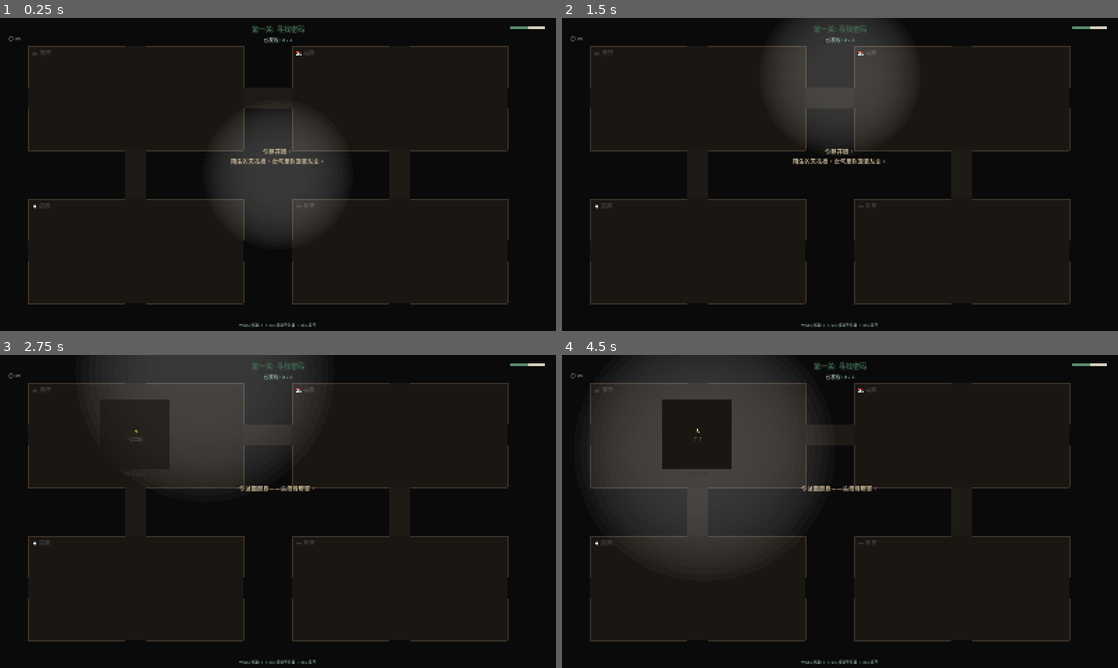
Above: before the commit, frames 1-4 (two rows, left to right).
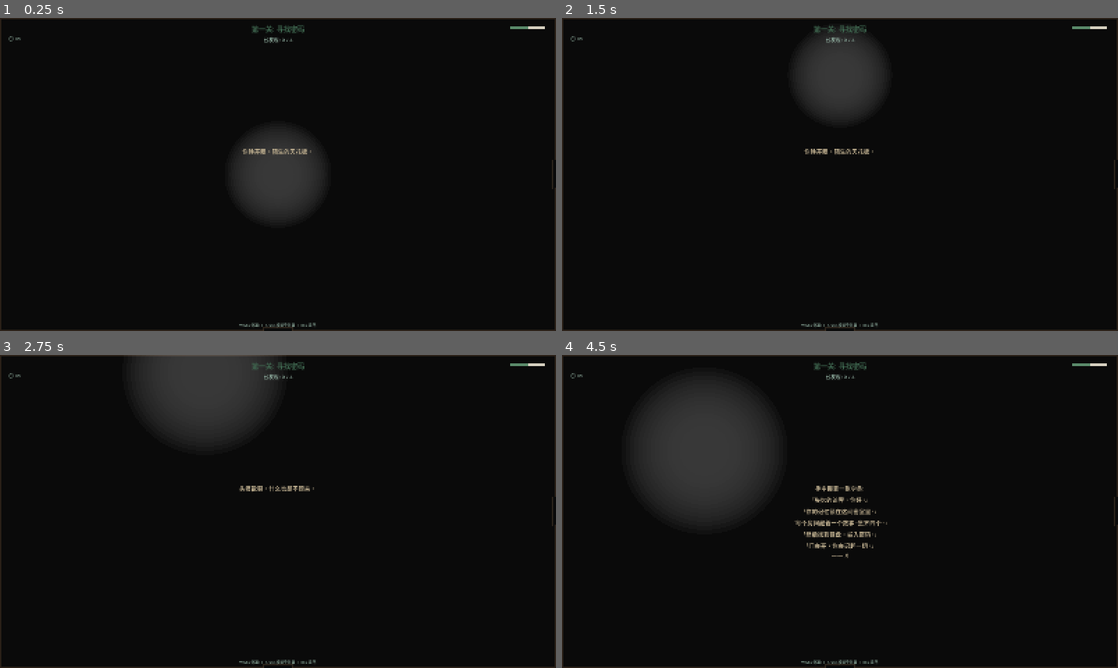
Above: after the commit, the same moments.

Repository: sssd903-tju/MetaBCI_Game
Game: Godot game, scene res://scenes/focus_detection/escape_game.tscn
The game is run twice, just before and just after one commit, with the same random seed, the same clock (stepped at 60 frames per second) and the same inputs. This scene is started directly instead of the project's main scene.
Inputs:
- Up to frame 1 (0.25 s): no input
- Up to frame 2 (1.5 s): tap Enter (ui_accept) at 0.5, 0.77 s; hold Up (ui_up) from 0.53 s (still down); tap 1 at 0.6 s; tap 2 at 1.35 s
- Up to frame 3 (2.75 s): tap Enter (ui_accept) at 1.52 s; release Up (ui_up) at 2.03 s; hold Left from 2.03 s (still down); tap 3 at 2.1 s
- Up to frame 4 (4.5 s): tap Y at 2.85 s; tap Enter (ui_accept) at 3.02, 3.77 s; release Left at 3.53 s; hold Down (ui_down) 3.53-4.28 s; hold N 3.53-4.28 s; hold Right from 4.28 s (still down); tap Space at 4.35 s

The runs differ from the first frame. In frame 1, 7.3% of the frame differs, in the area x 0-100%, y 0-100%; in frame 2, 9.2%; in frame 3, 11%; in frame 4, 22%.

Commit message:
feat: 全屏房间 + 门洞过渡 + 光圈缩小
RoomManager: 4个全屏房间 + 门洞过渡
  客厅 ⇄ 书房, 客厅 ⇄ 厨房, 书房 ⇄ 卧室, 厨房 ⇄ 卧室
  光照到门洞→0.5s冷却→瞬切房间+UI提示

  🛋 客厅: 保险箱 + 键盘
  📚 书房: 书架谜题
  🍳 厨房: 食谱谜题
  🛏 卧室: 出口门

光圈缩小: BASE_RADIUS 120→80, FOCUS_SCALE 80→50
  低专注(0.8): ~120px, 高专注(3.2): ~240px

Diff:
--- /dev/null
+++ b/scripts/paradigms/focus_detection/entities/room_manager.gd
@@ -0,0 +1,105 @@
+extends Node2D
+class_name RoomManager
+## RoomManager — 全屏房间 + 门洞过渡
+
+enum Room { LIVING, STUDY, KITCHEN, BEDROOM }
+
+signal room_changed(from: int, to: int)
+
+var current_room: int = Room.LIVING
+var _room_labels: Array[Label] = []
+
+# 门洞区域 (相对于屏幕的矩形)
+var _doors: Dictionary = {}
+
+
+func _ready() -> void:
+	_build_doors()
+	_update_room_display()
+
+
+func _build_doors() -> void:
+	var dw := 80.0  # 门宽
+	var dt := 8.0   # 门厚
+
+	# 客厅: 右→书房, 下→厨房
+	_doors[Room.LIVING] = [
+		{"rect": Rect2(GlobalConfig.GAME_WIDTH - dt, GlobalConfig.GAME_HEIGHT/2 - dw/2, dt, dw), "target": Room.STUDY, "dir": "right"},
+		{"rect": Rect2(GlobalConfig.GAME_WIDTH/2 - dw/2, GlobalConfig.GAME_HEIGHT - dt, dw, dt), "target": Room.KITCHEN, "dir": "down"},
+	]
+	# 书房: 左→客厅, 下→卧室
+	_doors[Room.STUDY] = [
+		{"rect": Rect2(0, GlobalConfig.GAME_HEIGHT/2 - dw/2, dt, dw), "target": Room.LIVING, "dir": "left"},
+		{"rect": Rect2(GlobalConfig.GAME_WIDTH/2 - dw/2, GlobalConfig.GAME_HEIGHT - dt, dw, dt), "target": Room.BEDROOM, "dir": "down"},
+	]
+	# 厨房: 上→客厅, 右→卧室
+	_doors[Room.KITCHEN] = [
+		{"rect": Rect2(GlobalConfig.GAME_WIDTH/2 - dw/2, 0, dw, dt), "target": Room.LIVING, "dir": "up"},
+		{"rect": Rect2(GlobalConfig.GAME_WIDTH - dt, GlobalConfig.GAME_HEIGHT/2 - dw/2, dt, dw), "target": Room.BEDROOM, "dir": "right"},
+	]
+	# 卧室: 上→书房, 左→厨房
+	_doors[Room.BEDROOM] = [
+		{"rect": Rect2(GlobalConfig.GAME_WIDTH/2 - dw/2, 0, dw, dt), "target": Room.STUDY, "dir": "up"},
+		{"rect": Rect2(0, GlobalConfig.GAME_HEIGHT/2 - dw/2, dt, dw), "target": Room.KITCHEN, "dir": "left"},
+	]
+
+
+func get_room_name(room: int) -> String:
+	match room:
+		Room.LIVING:  return "客厅"
+		Room.STUDY:   return "书房"
+		Room.KITCHEN: return "厨房"
+		Room.BEDROOM: return "卧室"
+	return ""
+
+
+func check_door_transition(light_pos: Vector2, light_radius: float) -> int:
+	if not _doors.has(current_room):
+		return -1
+	for d in _doors[current_room]:
+		var dr: Rect2 = d.rect
+		var door_center := dr.position + dr.size / 2.0
+		if light_pos.distance_to(door_center) < light_radius * 0.6:
+			return d.target
+	return -1
+
+
+func transition_to(new_room: int) -> Vector2:
+	var old := current_room
+	current_room = new_room
+	_update_room_display()
+	room_changed.emit(old, new_room)
+
+	# 返回新房间的光圈位置
+	match new_room:
+		Room.LIVING:  return Vector2(GlobalConfig.GAME_WIDTH * 0.3, GlobalConfig.GAME_HEIGHT * 0.5)
+		Room.STUDY:   return Vector2(GlobalConfig.GAME_WIDTH * 0.7, GlobalConfig.GAME_HEIGHT * 0.5)
+		Room.KITCHEN: return Vector2(GlobalConfig.GAME_WIDTH * 0.4, GlobalConfig.GAME_HEIGHT * 0.3)
+		Room.BEDROOM: return Vector2(GlobalConfig.GAME_WIDTH * 0.6, GlobalConfig.GAME_HEIGHT * 0.7)
+	return Vector2(400, 400)
+
+
+func _update_room_display() -> void:
+	queue_redraw()
+
+
+func _draw() -> void:
+	# 房间边界线
+	var border_color := Color("2A2018")
+	var border_w := 3.0
+
+	# 四面墙
+	draw_rect(Rect2(0, 0, GlobalConfig.GAME_WIDTH, border_w), border_color, true)
+	draw_rect(Rect2(0, GlobalConfig.GAME_HEIGHT - border_w, GlobalConfig.GAME_WIDTH, border_w), border_color, true)
+	draw_rect(Rect2(0, 0, border_w, GlobalConfig.GAME_HEIGHT), border_color, true)
+	draw_rect(Rect2(GlobalConfig.GAME_WIDTH - border_w, 0, border_w, GlobalConfig.GAME_HEIGHT), border_color, true)
+
+	# 门洞 (墙上缺口 — 用背景色覆盖)
+	if _doors.has(current_room):
+		for d in _doors[current_room]:
+			var dr: Rect2 = d.rect
+			draw_rect(dr, Color("0A0A0A"), true)  # 门洞 = 背景色
+			# 门框亮边
+			var glow := Color("4A3A2A")
+			glow.a = 0.5
+			draw_rect(dr.grow(2), glow, false, 1.0)
--- a/scripts/paradigms/focus_detection/entities/spotlight.gd
+++ b/scripts/paradigms/focus_detection/entities/spotlight.gd
@@ -5,8 +5,8 @@
 var focus_ratio: float = 1.5
 var _radius: float = 150.0
 
-const BASE_RADIUS := 120.0
-const FOCUS_SCALE := 80.0   # 满专注额外 80px 半径
+const BASE_RADIUS := 80.0
+const FOCUS_SCALE := 50.0   # 满专注额外 50px 半径
 
 
 func _ready() -> void:
--- a/scripts/paradigms/focus_detection/escape_paradigm.gd
+++ b/scripts/paradigms/focus_detection/escape_paradigm.gd
@@ -1,8 +1,8 @@
 extends BaseParadigm
-## EscapeParadigm — 密室逃脱: 保险箱→书架→食谱→逃脱
+## EscapeParadigm — 全屏房间 密室逃脱
 
 var _spotlight: Spotlight
-var _map: RoomMap
+var _rooms: RoomManager
 var _keypad: EscapeKeypad
 var _door: ExitDoor
 var _mode: EscapeMode
@@ -11,11 +11,19 @@
 var _bookshelf: BookshelfPuzzle
 var _recipe: RecipePuzzle
 
-var _keyboard_focus: bool = false
 var _story_phase: int = 0
 var _code_digits: Array = [0, 0, 0, 0]
 var _solved_count: int = 0
-var _current_clue: String = ""
+var _target_room: String = "客厅"
+var _room_transition_cooldown: float = 0.0
+var _keyboard_focus: bool = false
+
+# 谜题可见性控制
+var _safe_room: int = -1
+var _bookshelf_room: int = -1
+var _recipe_room: int = -1
+var _keypad_room: int = -1
+var _door_room: int = -1
 
 
 func _ready() -> void:
@@ -30,7 +38,9 @@
 	_story_phase = 0
 	_solved_count = 0
 	_code_digits = [0, 0, 0, 0]
-	_current_clue = ""
+	_room_transition_cooldown = 0.0
+	_keyboard_focus = false
+	_target_room = "客厅"
 	_play_intro()
 
 
@@ -48,26 +58,14 @@
 
 func _play_intro() -> void:
 	_hud.show_narrative("")
-	_narrate("你睁开眼。\n陌生的天花板。空气里弥漫着灰尘。", 2.5, func():
-		_narrate("你试图起身——头痛得厉害。", 2.0, func():
-			_narrate("这是哪儿？为什么你什么都不记得了。", 2.0, func():
-				_narrate("你摸到面前一张字条，\n借着微弱的光，你读到：", 2.5, func():
-					_narrate("「亲爱的访客，\n你失去的记忆，锁在这间密室里。\n每个房间都藏着一把钥匙——\n不是铁的，是数字的。\n集齐它们，门就会开。」\n—— X", 4.5, func():
-						_begin_phase1()
-					)
-				)
+	_narrate("你睁开眼。陌生的天花板。", 2.0, func():
+		_narrate("头痛欲裂。什么也想不起来。", 2.0, func():
+			_narrate("手中攥着一张字条:\n「失忆的访客，你好。」\n「你的记忆锁在这间密室里。」\n「每个房间藏着一个数字。集齐四个。」\n「然后找到键盘，输入密码。」\n「门会开，你会记起一切。」\n—— X", 5.0, func():
+				_story_phase = 1
+				_hud.update_layer(0)
+				_hud.update_info("探索房间  谜题: 0/3   → %s" % _target_room)
 			)
 		)
-	)
-
-
-func _begin_phase1() -> void:
-	_story_phase = 1
-	_current_clue = "客厅"
-	_hud.update_layer(0)
-	_hud.update_info("先在客厅找找线索吧")
-	_narrate("你环顾四周——客厅里似乎有什么东西\n在黑暗中泛着微光。\n走近看看。", 3.0, func():
-		_hud.show_narrative("")
 	)
 
 
@@ -91,58 +89,81 @@
 
 
 func _setup_game() -> void:
-	_map = RoomMap.new()
-	_map.name = "RoomMap"
-	add_child(_map)
+	_rooms = RoomManager.new()
+	_rooms.name = "Rooms"
+	_rooms.room_changed.connect(_on_room_changed)
+	add_child(_rooms)
 
 	_spotlight = Spotlight.new()
 	_spotlight.name = "Spotlight"
-	_spotlight.position = _map.get_room_center(0)
+	_spotlight.position = Vector2(GlobalConfig.GAME_WIDTH * 0.3, GlobalConfig.GAME_HEIGHT * 0.5)
 	add_child(_spotlight)
 
-	# 客厅: 保险箱 (2位)
+	# 保险箱 → 客厅
 	_safe = SafePuzzle.new()
 	_safe.name = "Safe"
-	_safe.position = _map.get_room_center(0) - Vector2(100, 100)
+	_safe.position = Vector2(GlobalConfig.GAME_WIDTH * 0.3 - 100, GlobalConfig.GAME_HEIGHT * 0.6 - 100)
 	_safe.setup(4, 7, _spotlight)
 	add_child(_safe)
-
-	# 书房: 书架 (1位)
+	_safe_room = RoomManager.Room.LIVING
+
+	# 书架 → 书房
 	_bookshelf = BookshelfPuzzle.new()
 	_bookshelf.name = "Bookshelf"
-	_bookshelf.position = _map.get_room_center(1) - Vector2(200, 60)
+	_bookshelf.position = Vector2(GlobalConfig.GAME_WIDTH * 0.55, GlobalConfig.GAME_HEIGHT * 0.45)
 	_bookshelf.setup(_spotlight)
 	add_child(_bookshelf)
-
-	# 厨房: 食谱 (1位)
+	_bookshelf_room = RoomManager.Room.STUDY
+
+	# 食谱 → 厨房
 	_recipe = RecipePuzzle.new()
 	_recipe.name = "Recipe"
-	_recipe.position = _map.get_room_center(2) - Vector2(160, 80)
+	_recipe.position = Vector2(GlobalConfig.GAME_WIDTH * 0.4, GlobalConfig.GAME_HEIGHT * 0.3)
 	_recipe.setup(_spotlight)
 	add_child(_recipe)
-
-	# 客厅: 键盘
+	_recipe_room = RoomManager.Room.KITCHEN
+
+	# 键盘 → 客厅
 	_keypad = EscapeKeypad.new()
 	_keypad.name = "Keypad"
 	_keypad.set_spotlight(_spotlight)
-	_keypad.position = Vector2(100, 220)
+	_keypad.position = Vector2(GlobalConfig.GAME_WIDTH * 0.3 - 150, GlobalConfig.GAME_HEIGHT * 0.3 - 200)
 	add_child(_keypad)
-
-	# 卧室: 出口
+	_keypad_room = RoomManager.Room.LIVING
+
+	# 出口 → 卧室
 	_door = ExitDoor.new()
 	_door.name = "ExitDoor"
 	_door.door_escaped.connect(_on_escaped)
-	_door.position = _map.get_room_center(3) - Vector2(100, 150)
+	_door.position = Vector2(GlobalConfig.GAME_WIDTH - 240, (GlobalConfig.GAME_HEIGHT - 300) / 2.0)
 	add_child(_door)
+	_door_room = RoomManager.Room.BEDROOM
 
 	_mode = EscapeMode.new()
-
 	_hud = EscapeHUD.new()
 	_hud.name = "HUD"
 	_hud.set_anchors_and_offsets_preset(Control.PRESET_FULL_RECT)
 	add_child(_hud)
 	_hud.show_narrative("")
 
+	_update_puzzle_visibility()
+
+
+func _update_puzzle_visibility() -> void:
+	var cr := _rooms.current_room
+	_safe.visible = (cr == _safe_room)
+	_bookshelf.visible = (cr == _bookshelf_room)
+	_recipe.visible = (cr == _recipe_room)
+	_keypad.visible = (cr == _keypad_room)
+	_door.visible = (cr == _door_room)
+
+
+func _on_room_changed(_from: int, to: int) -> void:
+	_update_puzzle_visibility()
+	var rname := _rooms.get_room_name(to)
+	_hud.show_narrative("—— %s ——" % rname)
+	get_tree().create_timer(1.0).timeout.connect(func(): _hud.show_narrative(""))
+
 
 # ============================================================
 # 谜题回调
@@ -151,20 +172,14 @@
 func on_safe_solved() -> void:
 	_code_digits[0] = _safe.digit1
 	_code_digits[1] = _safe.digit2
-	_on_puzzle_solved(
-		"保险箱上的划痕指向 %d 和 %d" % [_safe.digit1, _safe.digit2],
-		"书房",
-		"纸条背面写着：「去书房看看书架」"
-	)
+	_target_room = "书房"
+	_on_puzzle_solved("划痕显示: %d 和 %d\n去书房——纸条背面有线索" % [_safe.digit1, _safe.digit2])
 
 
 func on_bookshelf_solved() -> void:
 	_code_digits[2] = _bookshelf.missing_digit
-	_on_puzzle_solved(
-		"缺失的那本书编号是 %d" % _bookshelf.missing_digit,
-		"厨房",
-		"书架底层刻着一行小字：「答案在厨房」"
-	)
+	_target_room = "厨房"
+	_on_puzzle_solved("缺失的编号是 %d\n书架底层刻着:答案在厨房" % _bookshelf.missing_digit)
 
 
 func _on_recipe_read() -> void:
@@ -172,25 +187,21 @@
 		return
 	_recipe.mark_solved()
 	_code_digits[3] = _recipe.digit1
-	_on_puzzle_solved(
-		"食谱上标注的克数: %dg" % _recipe.digit1,
-		"客厅",
-		"所有数字都齐了——回客厅输入密码"
-	)
-
-
-func _on_puzzle_solved(msg: String, next_room: String, hint: String) -> void:
+	_target_room = "客厅"
+	_on_puzzle_solved("食谱主料: %dg\n三个谜题已破，回客厅!" % _recipe.digit1)
+
+
+func _on_puzzle_solved(msg: String) -> void:
 	_solved_count += 1
-	_current_clue = next_room
-	_hud.show_narrative(msg + "\n\n" + hint)
+	_hud.show_narrative(msg)
 	AudioManager.play_hit(8)
 
 	var progress := ""
 	for i in range(4):
 		progress += str(_code_digits[i]) if _code_digits[i] > 0 else "_"
-	_hud.update_info("密码: %s  谜题: %d/3   → %s" % [progress, _solved_count, next_room])
-
-	get_tree().create_timer(3.0).timeout.connect(func():
+	_hud.update_info("密码: %s  谜题: %d/3   → %s" % [progress, _solved_count, _target_room])
+
+	get_tree().create_timer(2.5).timeout.connect(func():
 		_hud.show_narrative("")
 		if _solved_count >= 3:
 			_all_solved()
@@ -203,9 +214,10 @@
 		code += str(d)
 	_story_phase = 2
 	_hud.update_layer(1)
-	_hud.update_info("密码: %s  回客厅输入键盘!" % code)
+	_hud.update_info("密码: %s" % code)
 	_mode.code = code
-	_narrate("三个谜题已破。\n密码是 %s。\n握着它，走向客厅的键盘。" % code, 3.0, func():
+	_target_room = "客厅"
+	_narrate("三个谜题已破。密码是 %s。\n回客厅输入键盘。" % code, 3.0, func():
 		_hud.show_narrative("")
 		_keypad.show_for_code(code)
 	)
@@ -216,9 +228,10 @@
 # ============================================================
 
 func on_keypad_unlocked() -> void:
+	_target_room = "卧室"
 	_hud.update_layer(2)
-	_hud.update_info("卧室的门可以打开了!")
-	_narrate("键盘亮了绿灯。\n你听到卧室方向传来一声闷响——\n门锁开了。", 2.5, func():
+	_hud.update_info("去卧室 → 光照门锁按 Enter")
+	_narrate("键盘亮了绿灯。卧室的门锁——\n你听到了清脆的咔嗒声。", 2.5, func():
 		_hud.show_narrative("")
 		_door.activate(_spotlight)
 	)
@@ -228,7 +241,7 @@
 	_mode.escape()
 	var score := _mode.get_score()
 	var rating := _mode.get_rating()
-	_narrate("门开了。光线涌入。\n你看到了镜子里的自己——\n记忆如潮水般涌回。\n\n「你不是别人。\n你就是 X。」", 4.5, func():
+	_narrate("门开了。光涌进来。\n记忆如潮水——你不是别人。\n你就是X。这一切都是你为自己设下的试炼。", 4.5, func():
 		_hud.update_layer(3)
 		_hud.show_escaped(score, rating)
 		_hud.show_narrative("")
@@ -255,8 +268,18 @@
 	_hud.update_timer(_mode.elapsed_time)
 	_hud.update_focus(_spotlight.focus_ratio)
 
+	# 房间过渡冷却
+	_room_transition_cooldown = maxf(0.0, _room_transition_cooldown - delta)
+
+	# 检查门洞过渡
+	if _room_transition_cooldown <= 0.0:
+		var target := _rooms.check_door_transition(_spotlight.position, _spotlight.get_radius())
+		if target >= 0:
+			_room_transition_cooldown = 0.5
+			_spotlight.position = _rooms.transition_to(target)
+
 	# 食谱自动读取
-	if _story_phase >= 1 and not _recipe.solved and _spotlight:
+	if not _recipe.solved and _rooms.current_room == _recipe_room and _spotlight:
 		var rc := _recipe.global_position + _recipe.size / 2.0
 		if rc.distance_to(_spotlight.global_position) < _spotlight.get_radius() * 0.5:
 			_recipe._focus_time += delta
@@ -298,6 +321,6 @@
 	_story_phase = 0
 	_solved_count = 0
 	_code_digits = [0, 0, 0, 0]
-	_current_clue = ""
+	_target_room = "客厅"
 	await get_tree().process_frame
 	_on_paradigm_start()
